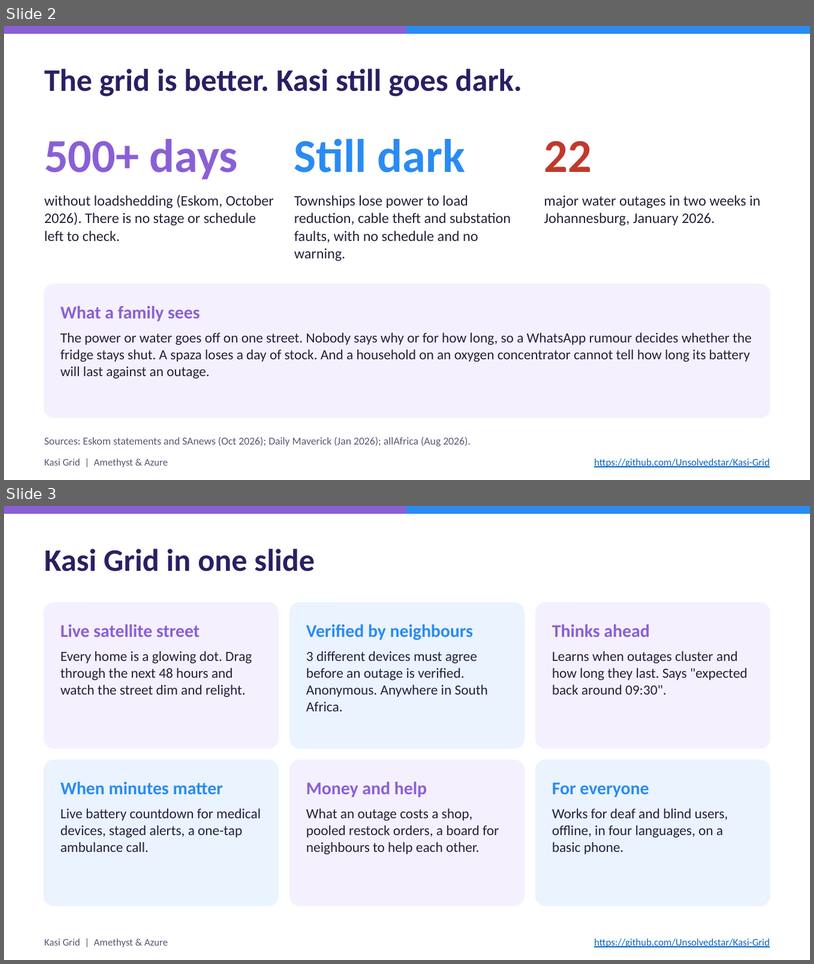
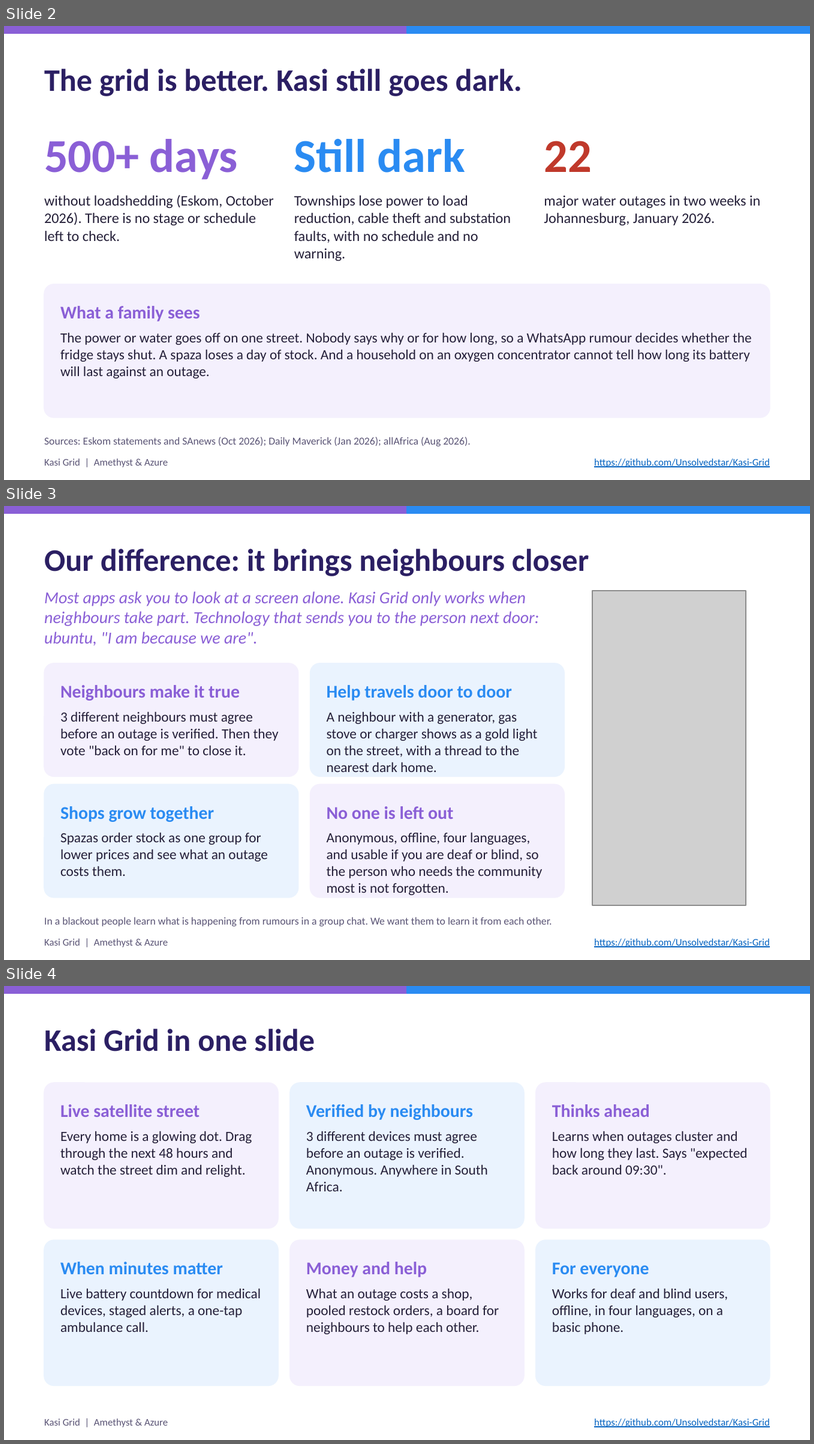
Before and after one commit to Unsolvedstar/Kasi-Grid, a slide deck: submission/Kasi-Grid-deck.pptx. Shown one above the other, each under a label of ours: slides 2 and 3 before the commit, slides 2, 3 and 4 after it. The pictures are 814x964 and 814x1444 pixels, drawn with LibreOffice and Linux fonts; fonts in the diff are those of the drawing; grey boxes stand for pictures. Boxes give left, top, right and bottom in pixels: in the first picture for what was removed or moved away, otherwise in the second. Text is boxed around its words. In the diff, an @@ line names an element or a change of style, - is before the commit and + after.

```diff
--- a/submission/Kasi-Grid-deck.pptx
+++ b/submission/Kasi-Grid-deck.pptx
@@ slide 3 added at box(4, 506, 810, 960), background #FFFFFF @@
@@ rectangle added at box(4, 506, 810, 513), fill #8A5FD6, outline #8A5FD6 1 pt @@
@@ rectangle added at box(407, 506, 810, 513), fill #2A8BF2, outline #2A8BF2 1 pt @@
@@ text added at box(44, 549, 589, 576), 28 pt, text #2B1F63, bold @@
+Our difference: it brings neighbours closer
@@ text added at box(44, 591, 539, 645), 15 pt, text #8A5FD6, italic @@
+Most apps ask you to look at a screen alone. Kasi Grid only works when neighbours take part. Technology that sends you to the person next door: ubuntu, "I am because we are".
@@ picture added at box(593, 591, 746, 905) @@
@@ rounded rectangle added at box(44, 663, 299, 776), fill #F4F0FD, outline #F4F0FD 1 pt @@
@@ rounded rectangle added at box(311, 663, 564, 776), fill #EAF3FE, outline #EAF3FE 1 pt @@
@@ text added at box(60, 685, 240, 700), 16 pt, text #8A5FD6, bold @@
+Neighbours make it true
@@ text added at box(327, 685, 512, 700), 16 pt, text #2A8BF2, bold @@
+Help travels door to door
@@ text added at box(60, 711, 279, 755), 12.5 pt, text #241F38 @@
+3 different neighbours must agree before an outage is verified. Then they vote "back on for me" to close it.
@@ text added at box(327, 711, 537, 772), 12.5 pt, text #241F38 @@
+A neighbour with a generator, gas stove or charger shows as a gold light on the street, with a thread to the nearest dark home.
@@ rounded rectangle added at box(44, 784, 299, 897), fill #EAF3FE, outline #EAF3FE 1 pt @@
@@ rounded rectangle added at box(311, 784, 564, 897), fill #F4F0FD, outline #F4F0FD 1 pt @@
@@ text added at box(60, 806, 214, 822), 16 pt, text #2A8BF2, bold @@
+Shops grow together
@@ text added at box(327, 806, 453, 819), 16 pt, text #8A5FD6, bold @@
+No one is left out
@@ text added at box(60, 832, 268, 876), 12.5 pt, text #241F38 @@
+Spazas order stock as one group for lower prices and see what an outage costs them.
@@ text added at box(327, 832, 542, 895), 12.5 pt, text #241F38 @@
+Anonymous, offline, four languages, and usable if you are deaf or blind, so the person who needs the community most is not forgotten.
@@ text added at box(44, 916, 552, 926), 9.5 pt, text #5A5475 @@
+In a blackout people learn what is happening from rumours in a group chat. We want them to learn it from each other.
@@ text added at box(44, 938, 168, 947), 9 pt, text #5A5475 @@
+Kasi Grid | Amethyst & Azure
@@ text added at box(594, 938, 770, 947), 9 pt, text #0563C1, underline @@
+https://github.com/Unsolvedstar/Kasi-Grid
@@ what was slide 3 is now slide 4 @@
```
Also in this commit, not shown: 1 slide changed, 9 other files.
